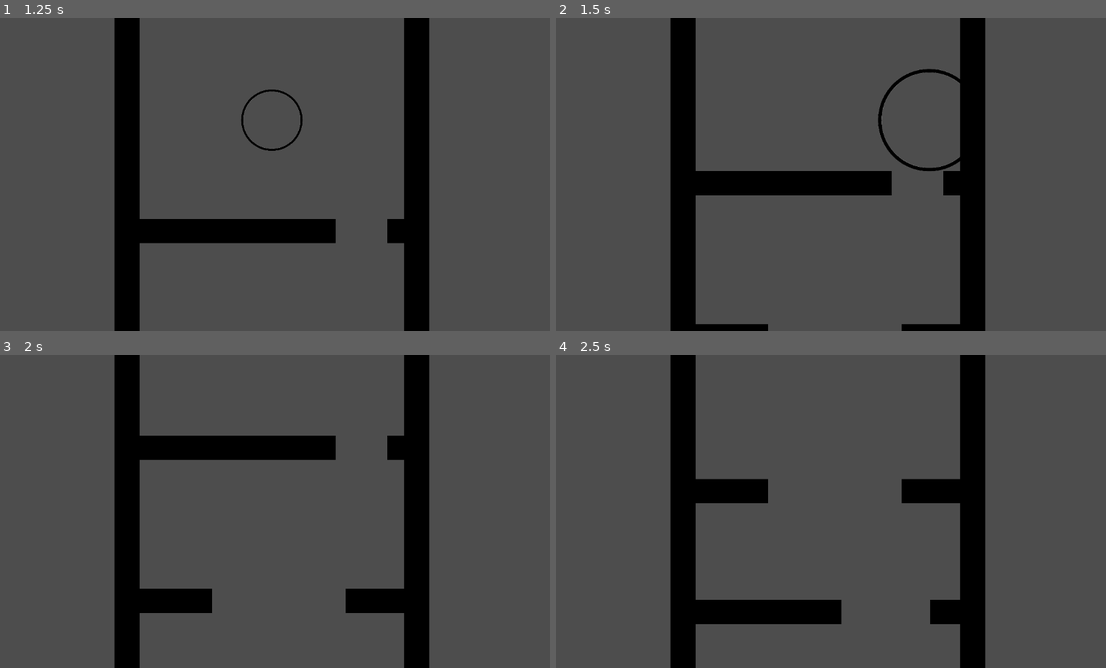
Above: before the commit, frames 1-4 (two rows, left to right).
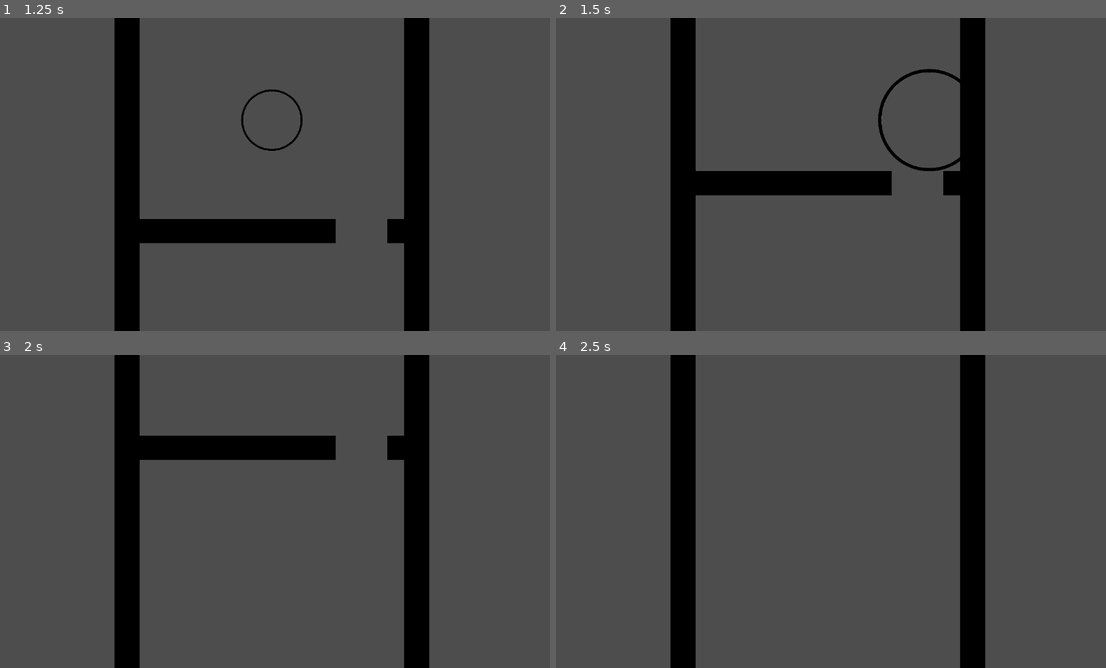
Above: after the commit, the same moments.

Repository: kylietmo/gmtk-2024-game
Game: Godot game, scene res://menus/start_screen/start_screen.tscn
Two runs of this game, one before a commit and one after it. Both use one fixed random seed, a clock stepped at 60 frames per second and the inputs below. Sound files missing from this copy of the repository are replaced by a short silence.
Inputs:
- Up to frame 1 (1.25 s): click "Start" at 0.5 s
- Up to frame 2 (1.5 s): hold D (right) from 1.28 s (still down); tap 3 (size_large) at 1.35 s
- Up to frame 3 (2 s): keep holding D (right)
- Up to frame 4 (2.5 s): release D (right) at 2.03 s; hold A (left) from 2.03 s (still down); tap 2 (size_medium) at 2.1 s

Frame 1 is identical in both runs. In frame 2, 0.5% of the frame differs, in the area x 25-74%, y 97-100%; in frame 3, 1.8%; in frame 4, 4.3%, in the area x 25-74%, y 39-86%.

Commit message:
chore: spawn based on collider

Diff:
--- a/src/game.gd
+++ b/src/game.gd
@@ -1,43 +1,29 @@
 extends Node2D
 
-@export var MIN_SECS_BETWEEN_SPAWNS = 0.5
-@export var MAX_SECS_BETWEEN_SPAWNS = 0.8
 @export var SPEED = -500.0
 @onready var player : Player = $Player
 
 const MIN_GAP_SIZE = 100
 const MAX_GAP_SIZE = 400
 
-var time_until_next_spawn = MIN_SECS_BETWEEN_SPAWNS
-var curr_time_between_spawns = 0.0
 var obstacles : Array[CharacterBody2D] = []
 var obstacle_scene = preload("res://entities/obstacle/obstacle.tscn")
-
 
 # Called when the node enters the scene tree for the first time.
 func _ready() -> void:
 	adjust_barriers()
 	spawn_double_platform()
-	determine_time_until_next_obstacle_spawn()
 
 # Called every frame. 'delta' is the elapsed time since the previous frame.
 func _process(delta: float) -> void:
-	curr_time_between_spawns += delta
-
 	# TODO: tweak spawn rate based on sizes
 	match player.current_size:
 		player.sizes.SMALL:
 			SPEED = -700
-			MIN_SECS_BETWEEN_SPAWNS = 0.4
-			MAX_SECS_BETWEEN_SPAWNS = 0.6
 		player.sizes.MEDIUM:
 			SPEED = -500
-			MIN_SECS_BETWEEN_SPAWNS = 0.5
-			MAX_SECS_BETWEEN_SPAWNS = 0.8
 		player.sizes.LARGE:
 			SPEED = -300
-			MIN_SECS_BETWEEN_SPAWNS = 2.0
-			MAX_SECS_BETWEEN_SPAWNS = 3.0
 
 	# Update all existing obstacles to be moving up.
 	# TODO: If/when we change the direction of the level we'd need
@@ -45,12 +31,6 @@
 	for o in obstacles:
 		if is_instance_valid(o):
 			o.position.y += delta * SPEED
-
-	# Check to see if it's time to spawn a new platform.
-	if curr_time_between_spawns >= time_until_next_spawn:
-		curr_time_between_spawns = 0.0
-		spawn_double_platform()
-		determine_time_until_next_obstacle_spawn()
 
 # TODO: account for multiple shapes and variable number of gaps
 func spawn_double_platform() -> void:
@@ -84,10 +64,6 @@
 	add_child(left_platform)
 	add_child(right_platform)
 
-func determine_time_until_next_obstacle_spawn() -> void:
-	var rand = randf_range(MIN_SECS_BETWEEN_SPAWNS, MAX_SECS_BETWEEN_SPAWNS)
-	time_until_next_spawn = rand
-
 func adjust_barriers() -> void:
 	var viewport_width = get_viewport().size.x
 	$Barriers/LeftWall.position.x = viewport_width / 2 * -1 + Globals.BARRIER_OFFSET
@@ -96,3 +72,7 @@
 func _on_child_exiting_tree(node: Node) -> void:
 	if node is Obstacle:
 		obstacles.erase(node)
+
+func _on_spawn_threshold_area_body_entered(body: Node2D) -> void:
+	if body is Obstacle:
+		spawn_double_platform()
--- a/src/game.tscn
+++ b/src/game.tscn
@@ -1,9 +1,12 @@
-[gd_scene load_steps=5 format=3 uid="uid://da47do0euyldr"]
+[gd_scene load_steps=6 format=3 uid="uid://da47do0euyldr"]
 
 [ext_resource type="Script" path="res://game.gd" id="1_qfrmy"]
 [ext_resource type="PackedScene" uid="uid://5yjda1eg7860" path="res://entities/player/player.tscn" id="2_761th"]
 [ext_resource type="PackedScene" uid="uid://bql4uh46bxh0l" path="res://entities/barrier_wall/barrier_wall.tscn" id="3_tlj01"]
 [ext_resource type="AudioStream" uid="uid://cyhlx13yryb3e" path="res://audio/get_there.mp3" id="4_ivb48"]
+
+[sub_resource type="RectangleShape2D" id="RectangleShape2D_irenq"]
+size = Vector2(73, 39)
 
 [node name="Game" type="Node2D"]
 script = ExtResource("1_qfrmy")
@@ -27,5 +30,13 @@
 autoplay = true
 parameters/looping = true
 
+[node name="SpawnThresholdArea" type="Area2D" parent="."]
+position = Vector2(-72, -81)
+
+[node name="CollisionShape2D" type="CollisionShape2D" parent="SpawnThresholdArea"]
+position = Vector2(-426.5, 82)
+shape = SubResource("RectangleShape2D_irenq")
+
 [connection signal="child_exiting_tree" from="." to="." method="_on_child_exiting_tree"]
 [connection signal="finished" from="AudioStreamPlayer2D" to="." method="_on_audio_stream_player_2d_finished"]
+[connection signal="body_entered" from="SpawnThresholdArea" to="." method="_on_spawn_threshold_area_body_entered"]
